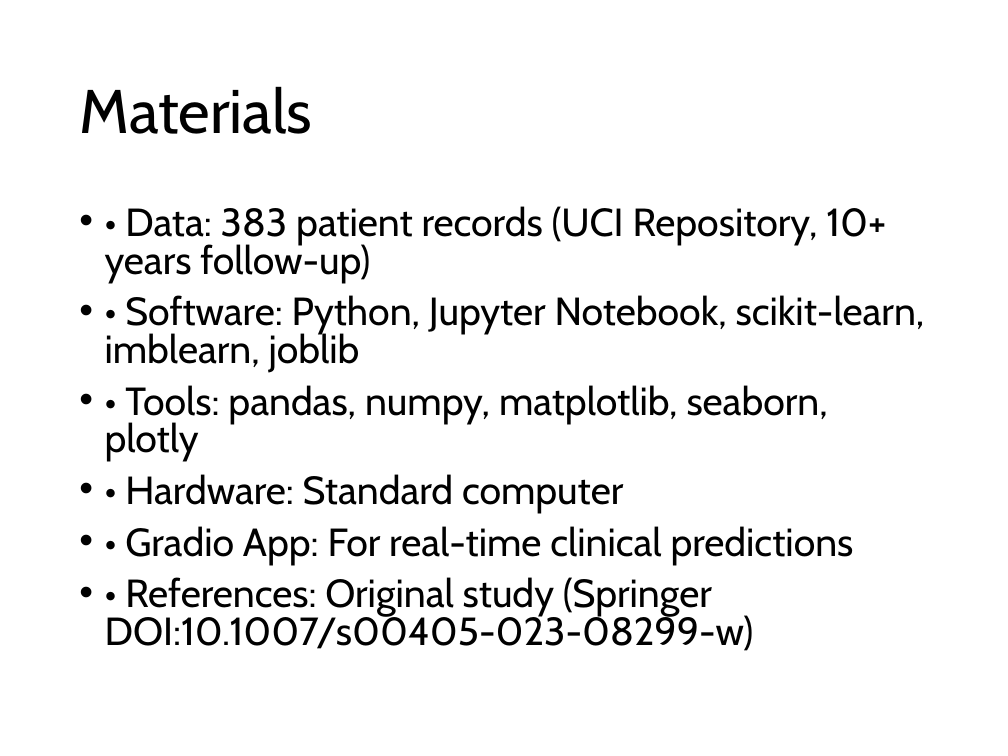
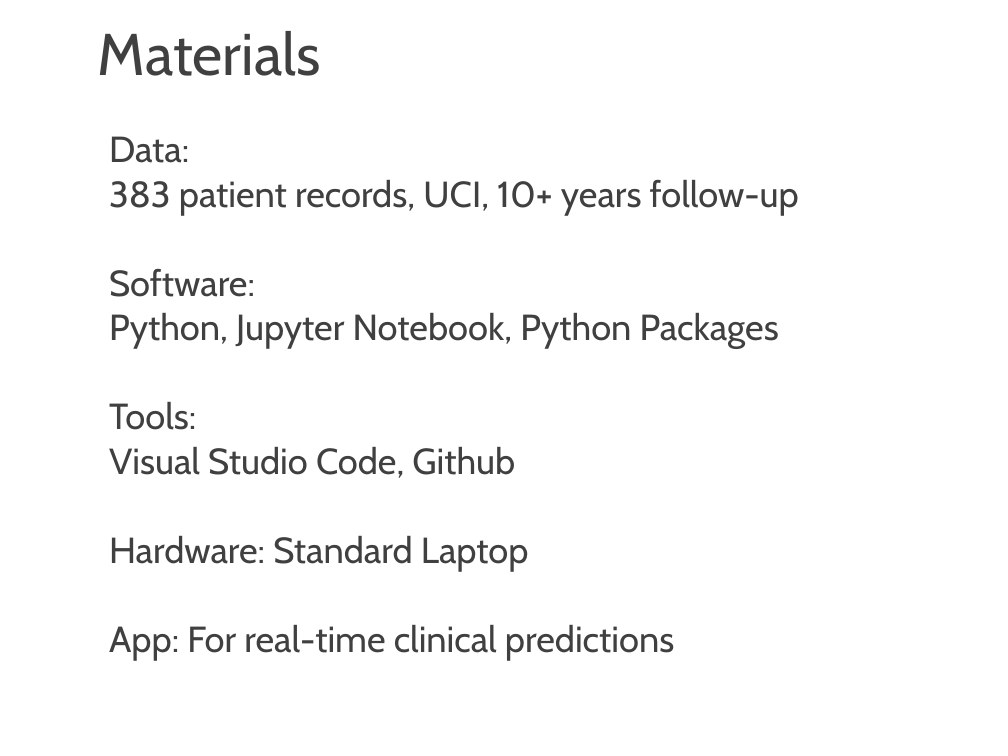
Before and after one commit to josh-dcosta/pjas-thyroid, a slide deck: slide 10 of presentation/Thyroid_Cancer_Recurrence_Presentation.pptx (slide 9 before the commit). Drawn at 1008x756 pixels with LibreOffice and Linux fonts; fonts in the diff are those of the drawing. Boxes give left, top, right and bottom in pixels: in the first picture for what was removed or moved away, otherwise in the second. Text is boxed around its words. In the diff, an @@ line names an element or a change of style, - is before the commit and + after.

```diff
--- a/presentation/Thyroid_Cancer_Recurrence_Presentation.pptx
+++ b/presentation/Thyroid_Cancer_Recurrence_Presentation.pptx
@@ text "Materials": place and size @@
-text "Materials" at [79, 86, 312, 134]
+text "Materials" at [98, 31, 321, 76]
@@ text "Materials" at [98, 31, 321, 76]: size 44 to 42 pt, text colour #000000 to #404040; vertical alignment middle to top @@
@@ text at [109, 136, 799, 660]: text changed; size 28 to 25.9 pt; text colour #000000 to #404040 @@
-• • Data: 383 patient records (UCI Repository, 10+ years follow-up)
-• • Software: Python, Jupyter Notebook, scikit-learn, imblearn, joblib
-• • Tools: pandas, numpy, matplotlib, seaborn, plotly
-• • Hardware: Standard computer
-• • Gradio App: For real-time clinical predictions
-• • References: Original study (Springer DOI:10.1007/s00405-023-08299-w)
+Data:
+383 patient records, UCI, 10+ years follow-up
+Software:
+Python, Jupyter Notebook, Python Packages
+Tools:
+Visual Studio Code, Github
+Hardware: Standard Laptop
+App: For real-time clinical predictions
```
Also in this commit, not shown: 13 other slides changed, 7 slides added, 4 slides removed.
